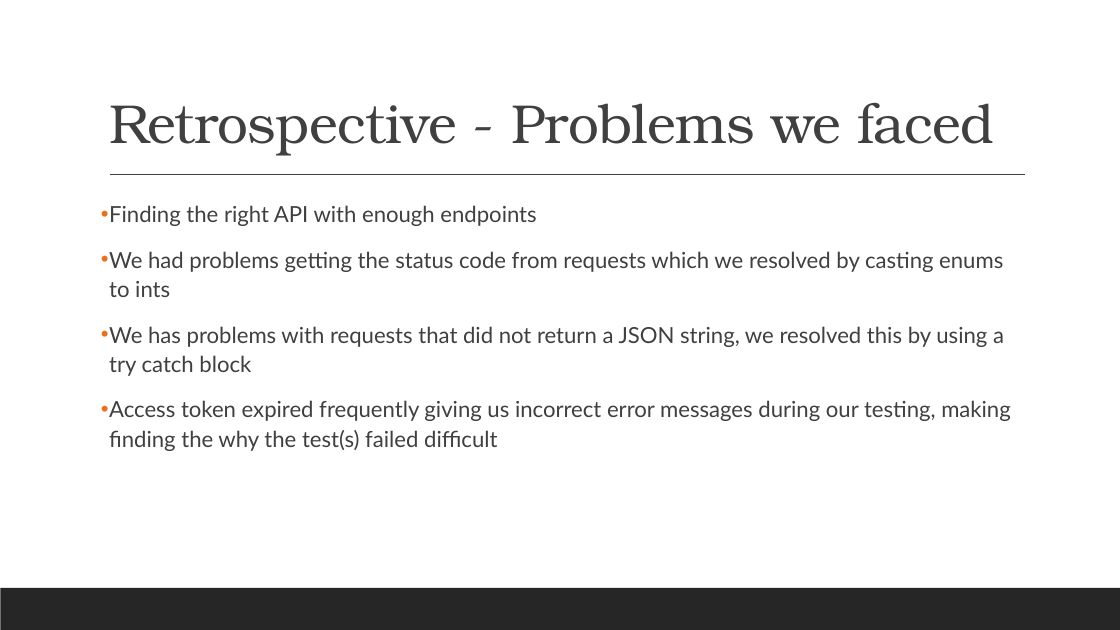
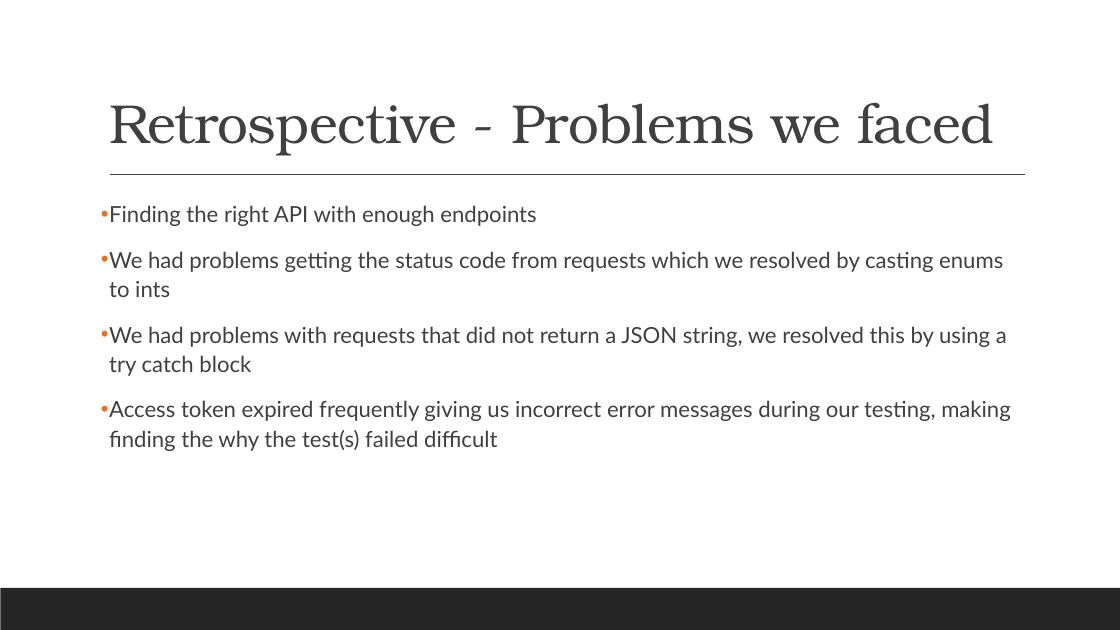
Before and after one commit to UzairMK/API-Testing-Mini-Project, a slide deck: slide 10 of Spotify API Testing.pptx. Drawn at 1120x630 pixels with LibreOffice and Linux fonts; fonts in the diff are those of the drawing. Boxes give left, top, right and bottom in pixels: in the first picture for what was removed or moved away, otherwise in the second. Text is boxed around its words. In the diff, an @@ line names an element or a change of style, - is before the commit and + after.

Commit message:
fix typos on pp

```diff
--- a/Spotify API Testing.pptx
+++ b/Spotify API Testing.pptx
@@ text at <box>109,326,1007,376</box>: text changed @@
-• We has problems with requests that did not return a JSON string, we resolved this by using a try catch block
+• We had problems with requests that did not return a JSON string, we resolved this by using a try catch block
```
Also in this commit, not shown: 2 other slides changed.
